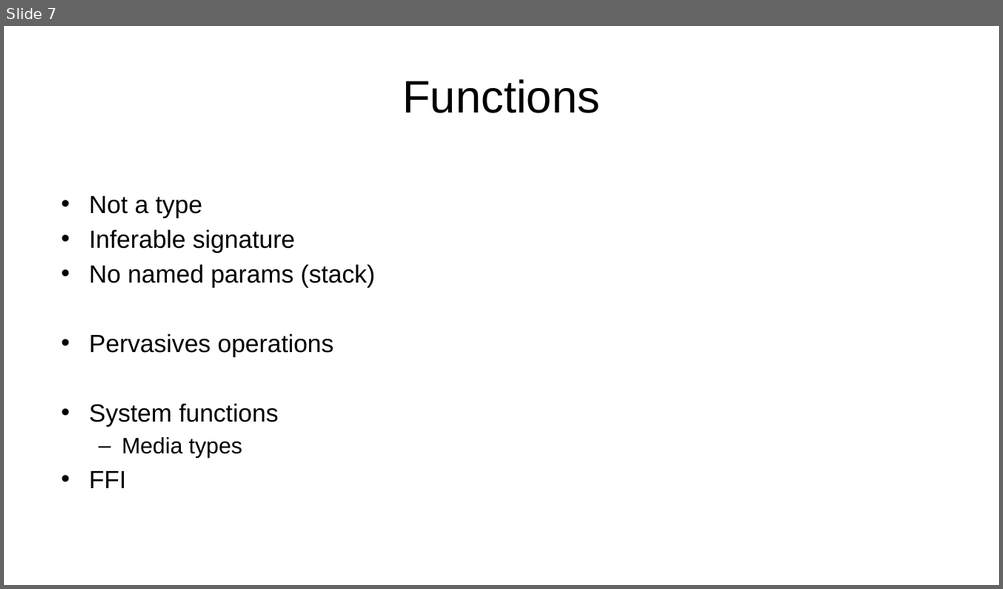
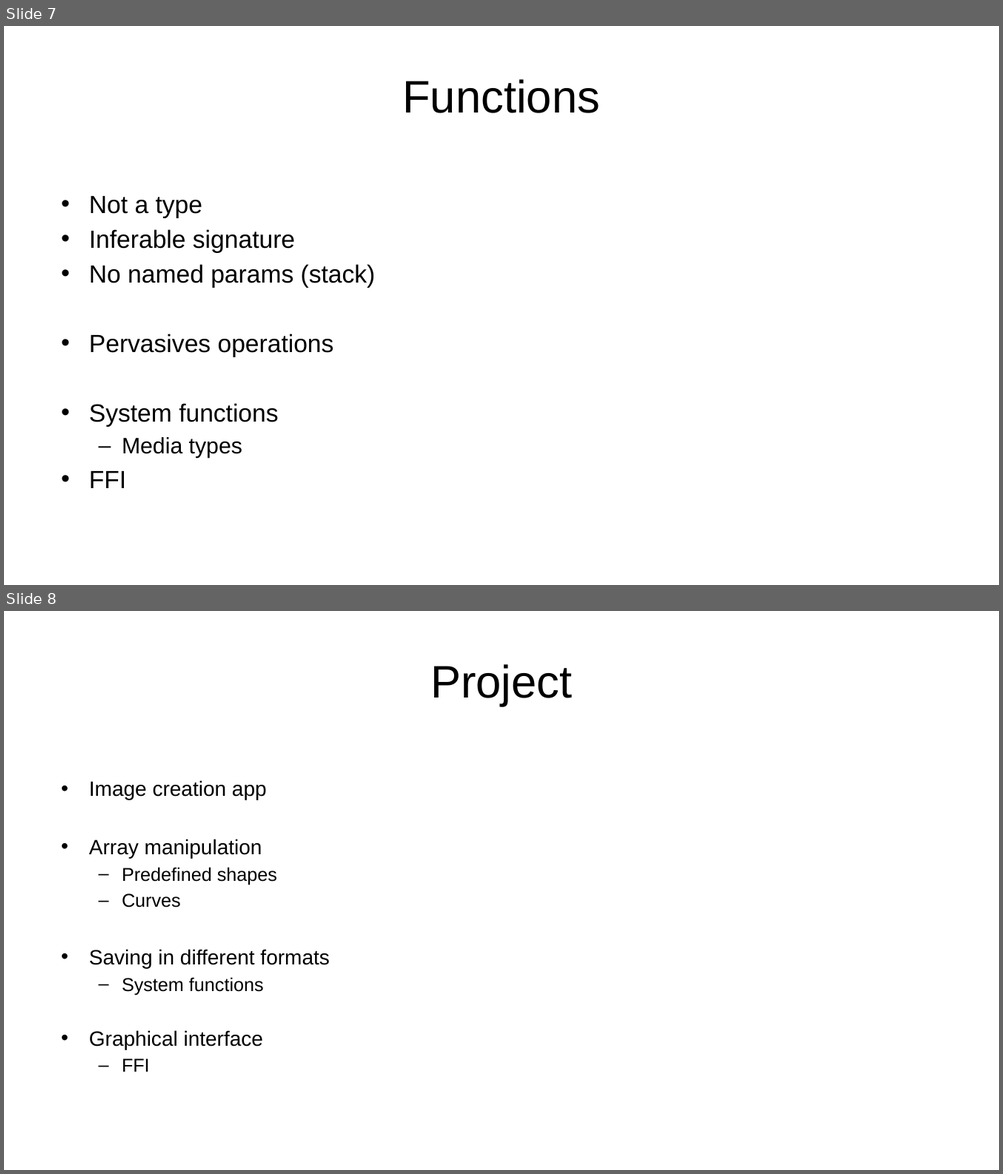
Before and after one commit to IEscher/PLM_uiua, a slide deck: documents/Presentation.pptx. Shown one above the other, each under a label of ours: slide 7 before the commit, slides 7 and 8 after it. The pictures are 1003x589 and 1003x1174 pixels, drawn with LibreOffice and Linux fonts; fonts in the diff are those of the drawing. Boxes give left, top, right and bottom in pixels: in the first picture for what was removed or moved away, otherwise in the second. Text is boxed around its words. In the diff, an @@ line names an element or a change of style, - is before the commit and + after.

Commit message:
Project slide

```diff
--- a/documents/Presentation.pptx
+++ b/documents/Presentation.pptx
@@ slide 8 added at [4,611,999,1170], background #FFFFFF @@
@@ title added at [430,664,572,706], 44 pt, text #000000 @@
+Project
@@ text added at [89,780,329,1072], 20 pt, text #000000 @@
+• Image creation app
+• Array manipulation
+  – Predefined shapes
+  – Curves
+• Saving in different formats
+  – System functions
+• Graphical interface
+  – FFI
```
